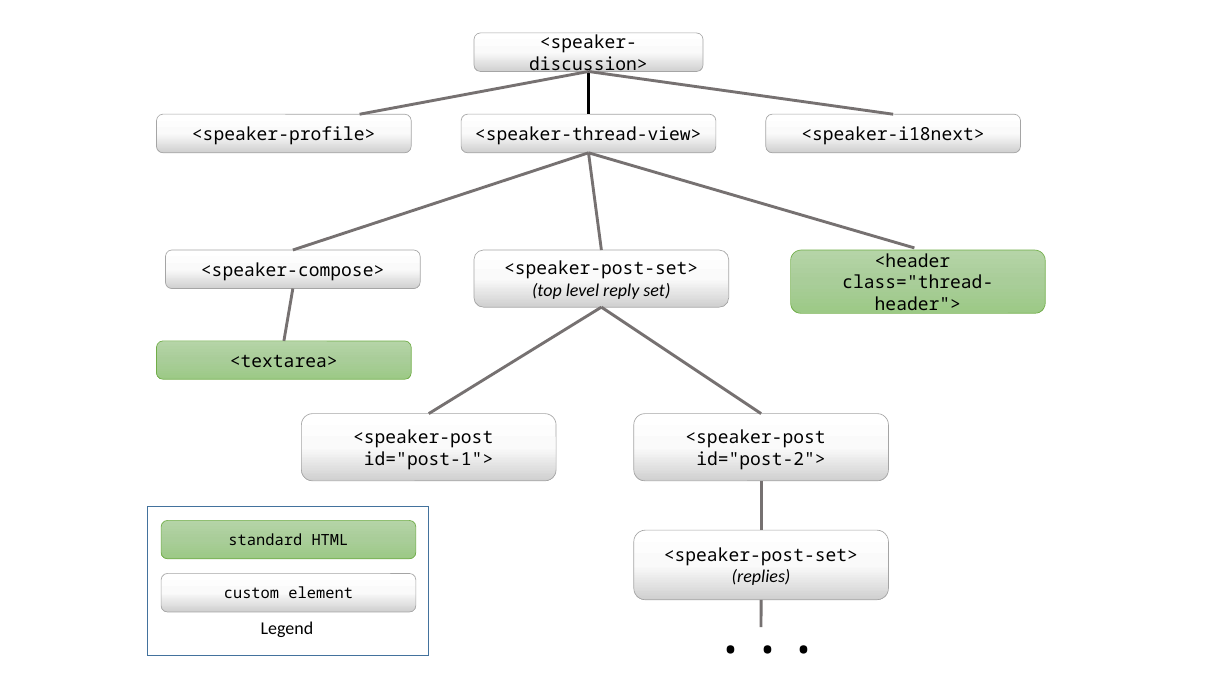
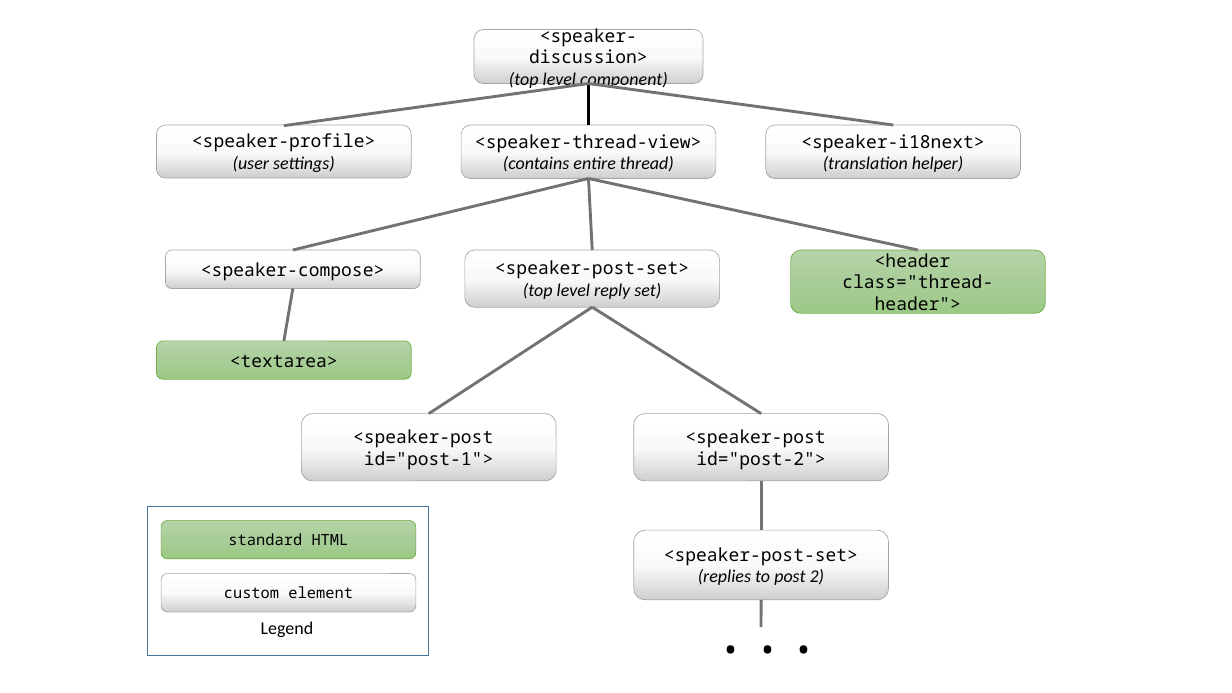
Before and after one commit to Preston-Landers/planders-msreport, a slide deck: slide 3 of figures.pptx. Drawn at 1232x693 pixels with LibreOffice and Linux fonts; fonts in the diff are those of the drawing. Boxes give left, top, right and bottom in pixels: in the first picture for what was removed or moved away, otherwise in the second. Text is boxed around its words. In the diff, an @@ line names an element or a change of style, - is before the commit and + after.

```diff
--- a/figures.pptx
+++ b/figures.pptx
@@ rounded rectangle "<speaker-discussion> (top level component)": place and size @@
-rounded rectangle "<speaker-discussion> (top level component)" at bbox=[474, 33, 703, 72]
+rounded rectangle "<speaker-discussion> (top level component)" at bbox=[474, 30, 703, 83]
@@ text in rounded rectangle at bbox=[509, 28, 668, 90]: text changed @@
-<speaker-discussion>
+<speaker-discussion>
+(top level component)
@@ line moved from (589, 71) - (360, 115) to (589, 83) - (284, 126) @@
@@ line moved from (589, 71) - (894, 115) to (589, 83) - (894, 125) @@
@@ line moved from (589, 71) - (589, 115) to (589, 83) - (589, 125) @@
@@ rounded rectangle "<speaker-profile> (user settings)": place and size @@
-rounded rectangle "<speaker-profile> (user settings)" at bbox=[156, 115, 411, 153]
+rounded rectangle "<speaker-profile> (user settings)" at bbox=[156, 125, 411, 177]
@@ text in rounded rectangle at bbox=[192, 133, 375, 172]: text changed @@
-<speaker-profile>
+<speaker-profile>
+(user settings)
@@ rounded rectangle "<speaker-thread-view> (contains entire thread)": place and size @@
-rounded rectangle "<speaker-thread-view> (contains entire thread)" at bbox=[461, 115, 716, 153]
+rounded rectangle "<speaker-thread-view> (contains entire thread)" at bbox=[461, 125, 716, 178]
@@ text in rounded rectangle at bbox=[475, 134, 702, 172]: text changed; font Noto Sans Mono to Calibri; italic on @@
-<speaker-thread-view>
+<speaker-thread-view>
+(contains entire thread)
@@ rounded rectangle "<speaker-i18next> (translation helper)": place and size @@
-rounded rectangle "<speaker-i18next> (translation helper)" at bbox=[766, 115, 1021, 153]
+rounded rectangle "<speaker-i18next> (translation helper)" at bbox=[766, 125, 1021, 178]
@@ text in rounded rectangle at bbox=[801, 134, 984, 172]: text changed; font Noto Sans Mono to Calibri; italic on @@
-<speaker-i18next>
+<speaker-i18next>
+(translation helper)
@@ line moved from (589, 152) - (293, 250) to (589, 178) - (293, 250) @@
@@ line moved from (589, 152) - (915, 248) to (589, 178) - (918, 250) @@
@@ line moved from (589, 152) - (602, 250) to (589, 178) - (592, 250) @@
@@ rounded rectangle "<speaker-post-set> (top level reply set)": place and size @@
-rounded rectangle "<speaker-post-set> (top level reply set)" at bbox=[474, 250, 729, 308]
+rounded rectangle "<speaker-post-set> (top level reply set)" at bbox=[465, 250, 720, 308]
@@ line moved from (602, 307) - (429, 414) to (592, 307) - (429, 414) @@
@@ line moved from (602, 307) - (762, 414) to (592, 307) - (762, 414) @@
@@ text in rounded rectangle at bbox=[664, 547, 858, 585]: text changed @@
-<speaker-post-set>
-(replies)
+<speaker-post-set>
+(replies to post 2)
```
Also in this commit, not shown: 10 other files.
